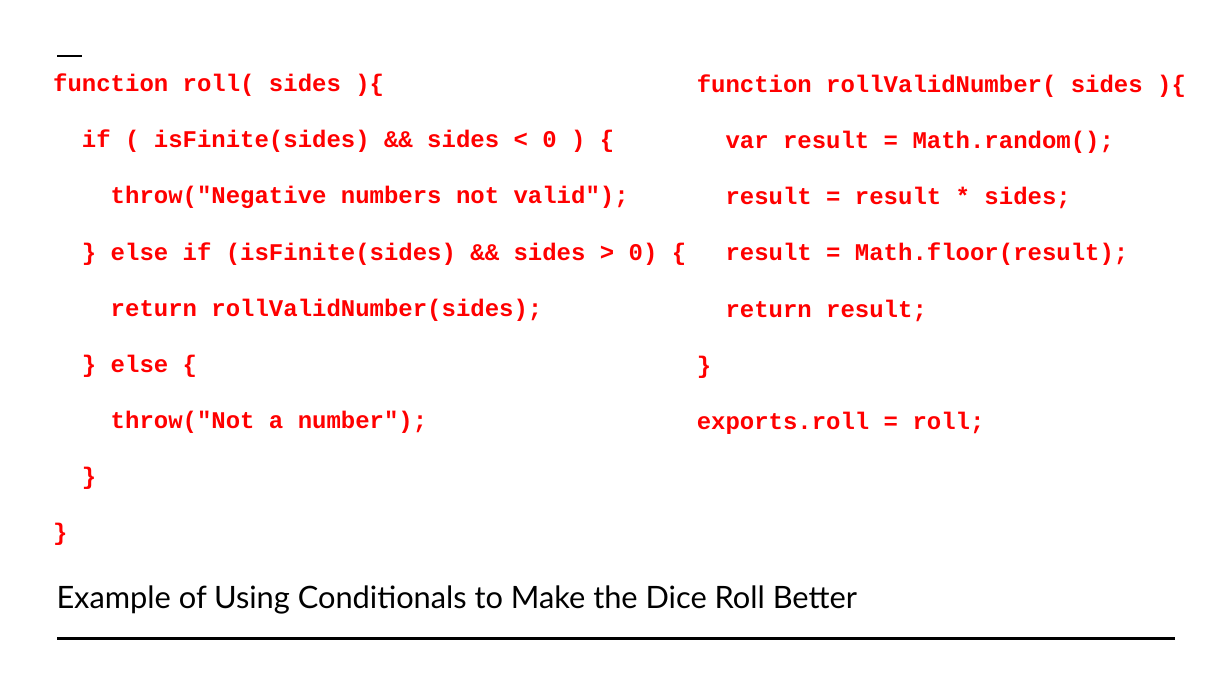
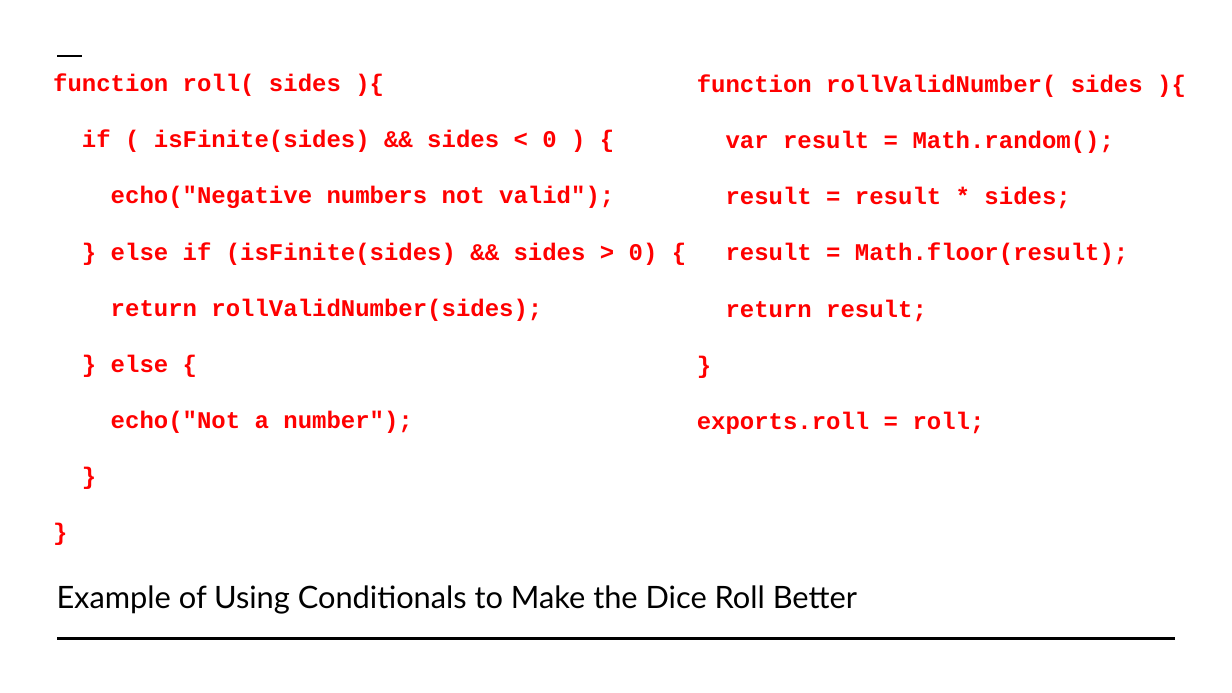
Before and after one commit to LetsCodeBlacksburg/ScriptCraft, a slide deck: slide 39 of slides/ScriptCraft- Day 01 (Getting Started).pptx. Drawn at 1232x693 pixels with LibreOffice and Linux fonts; fonts in the diff are those of the drawing; background and template pictures are left out. Boxes give left, top, right and bottom in pixels: in the first picture for what was removed or moved away, otherwise in the second. Text is boxed around its words. In the diff, an @@ line names an element or a change of style, - is before the commit and + after.

```diff
--- a/slides/ScriptCraft- Day 01 (Getting Started).pptx
+++ b/slides/ScriptCraft- Day 01 (Getting Started).pptx
@@ title at (111,186,614,208): text changed @@
-throw("Negative numbers not valid");
+echo("Negative numbers not valid");
@@ title at (111,410,412,433): text changed @@
-throw("Not a number");
+echo("Not a number");
```
Also in this commit, not shown: 2 other slides changed, 4 other files.
